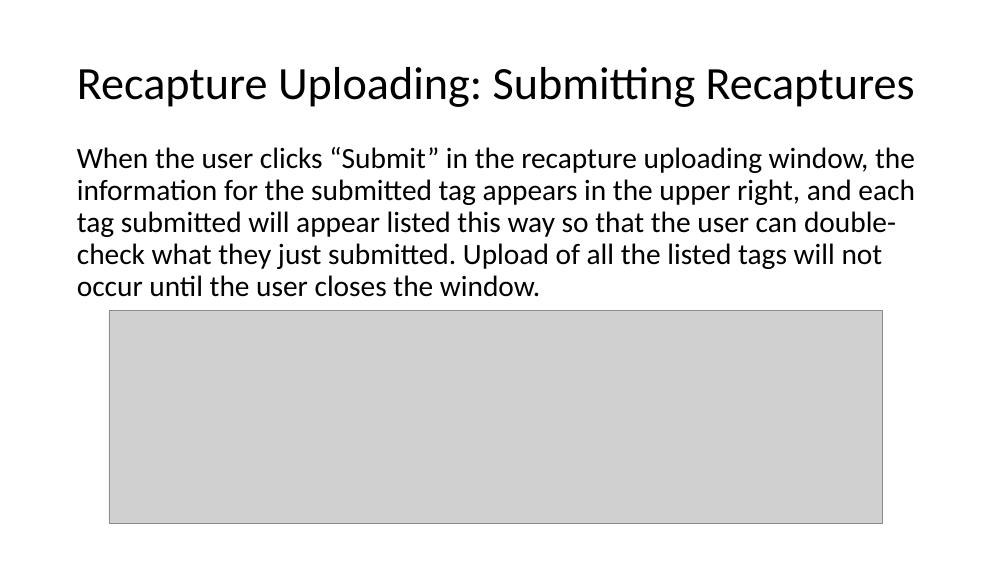
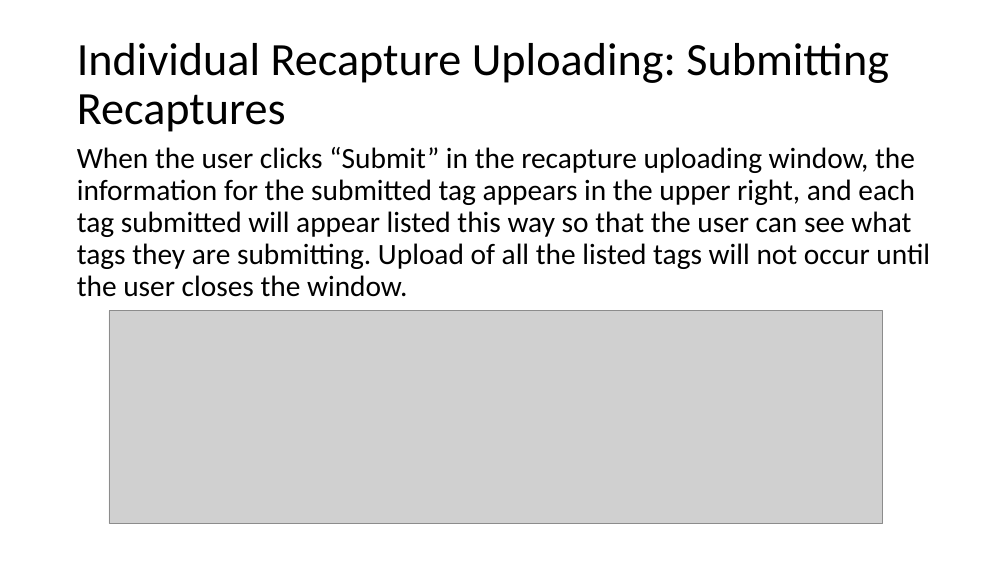
Before and after one commit to LobsterScience/LobTag2, a slide deck: slide 23 of data/user_guide.pptx (slide 21 before the commit). Drawn at 1008x567 pixels with LibreOffice and Linux fonts; fonts in the diff are those of the drawing; grey boxes stand for pictures. Boxes give left, top, right and bottom in pixels: in the first picture for what was removed or moved away, otherwise in the second. Text is boxed around its words. In the diff, an @@ line names an element or a change of style, - is before the commit and + after.

Commit message:
updates to user guide

```diff
--- a/data/user_guide.pptx
+++ b/data/user_guide.pptx
@@ title at (77, 43, 889, 132): text changed @@
-Recapture Uploading: Submitting Recaptures
+Individual Recapture Uploading: Submitting Recaptures
@@ text at (77, 147, 930, 297): text changed @@
-When the user clicks “Submit” in the recapture uploading window, the information for the submitted tag appears in the upper right, and each tag submitted will appear listed this way so that the user can double-check what they just submitted. Upload of all the listed tags will not occur until the user closes the window.
+When the user clicks “Submit” in the recapture uploading window, the information for the submitted tag appears in the upper right, and each tag submitted will appear listed this way so that the user can see what tags they are submitting. Upload of all the listed tags will not occur until the user closes the window.
```
Also in this commit, not shown: 18 other slides changed, 3 slides added, 2 other files.
